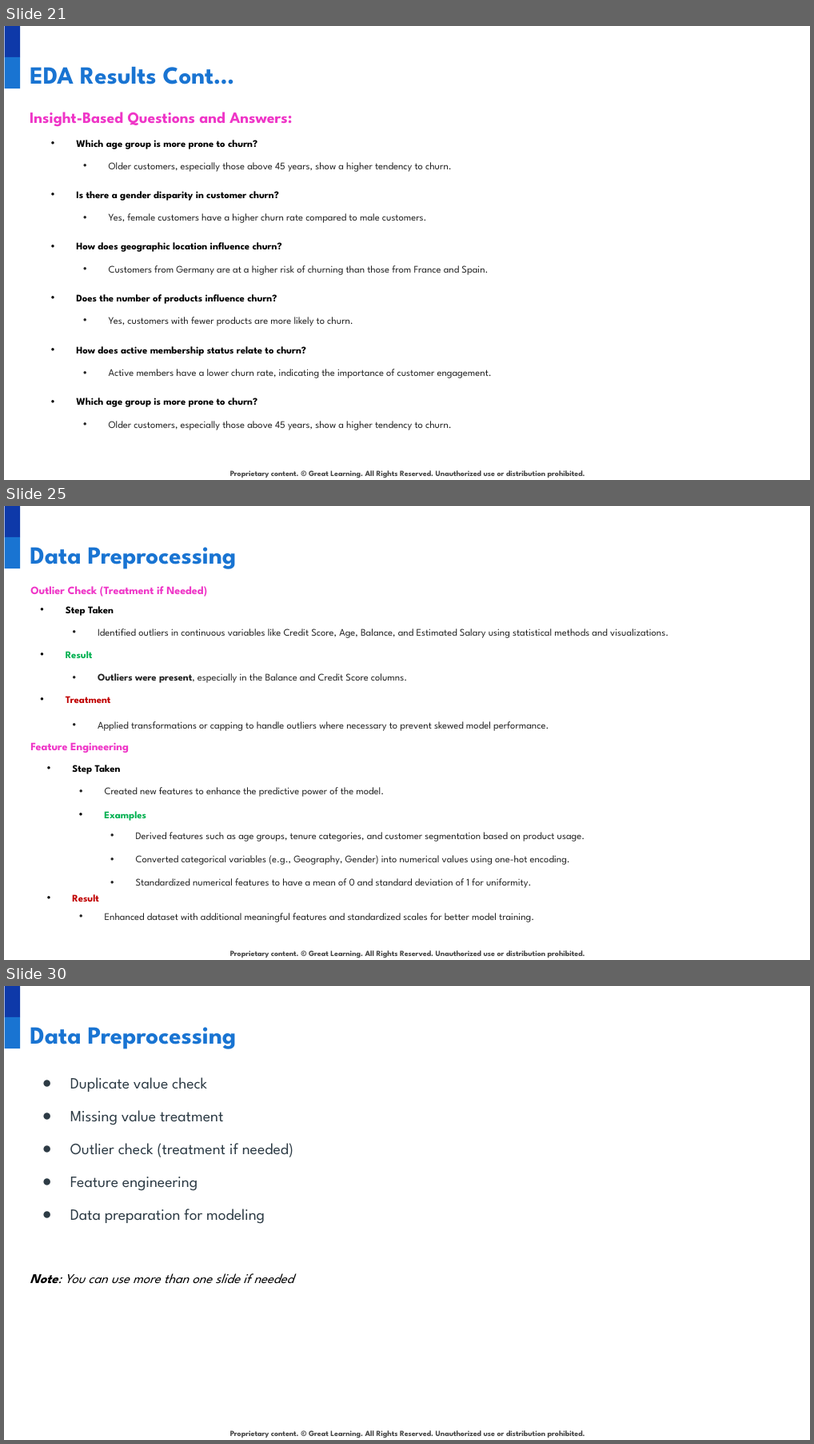
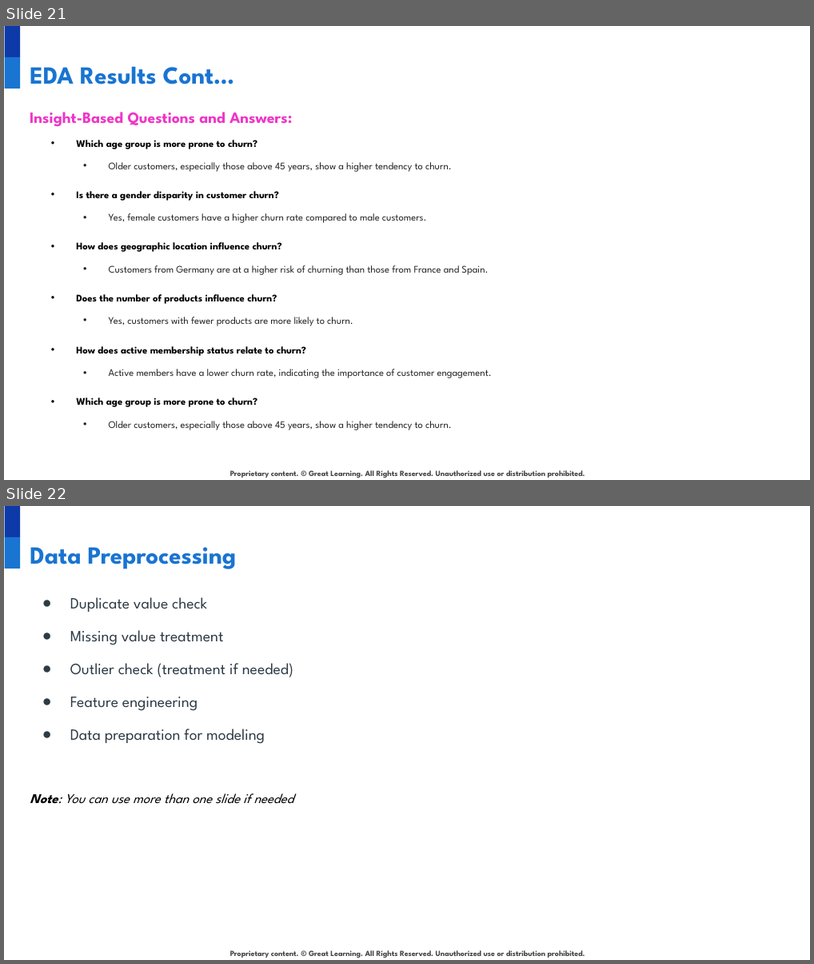
Before and after one commit to developer20sujeet/Python_For_AIML_DataScience, a slide deck: GreatLearningProject/NLP/1.Bank Churn Prediction/INN_Project_PresentationTemplate.pptx. Shown one above the other, each under a label of ours: slides 21, 25 and 30 before the commit, slides 21 and 22 after it; the slides between them are not shown. The pictures are 814x1444 and 814x964 pixels, drawn with LibreOffice and Linux fonts; fonts in the diff are those of the drawing; background and template pictures are left out. Boxes give left, top, right and bottom in pixels: in the first picture for what was removed or moved away, otherwise in the second. Text is boxed around its words. In the diff, an @@ line names an element or a change of style, - is before the commit and + after.

```diff
--- a/GreatLearningProject/NLP/1.Bank Churn Prediction/INN_Project_PresentationTemplate.pptx
+++ b/GreatLearningProject/NLP/1.Bank Churn Prediction/INN_Project_PresentationTemplate.pptx
@@ slide 25 removed at bbox=[4, 506, 810, 960], background #FFFFFF; not listed: 3 template elements that a slide beside it also shows @@
@@ title removed at bbox=[30, 547, 236, 569] @@
-Data Preprocessing
@@ text removed at bbox=[30, 586, 207, 596] @@
-Outlier Check (Treatment if Needed)
@@ text removed at bbox=[66, 606, 114, 616] @@
-• Step Taken
@@ text removed at bbox=[98, 628, 669, 638] @@
-• Identified outliers in continuous variables like Credit Score, Age, Balance, and Estimated Salary using statistical methods and visualizations.
@@ text removed at bbox=[66, 651, 93, 658] @@
-• Result
@@ text removed at bbox=[98, 673, 407, 683] @@
-• Outliers were present, especially in the Balance and Credit Score columns.
@@ text removed at bbox=[66, 696, 111, 703] @@
-• Treatment
@@ text removed at bbox=[98, 721, 549, 731] @@
-• Applied transformations or capping to handle outliers where necessary to prevent skewed model performance.
@@ text removed at bbox=[30, 742, 129, 752] @@
-Feature Engineering
@@ text removed at bbox=[72, 764, 121, 774] @@
-• Step Taken
@@ text removed at bbox=[105, 787, 384, 796] @@
-• Created new features to enhance the predictive power of the model.
@@ text removed at bbox=[104, 811, 146, 820] @@
-• Examples
@@ text removed at bbox=[136, 832, 586, 888] @@
-• Derived features such as age groups, tenure categories, and customer segmentation based on product usage.
-• Converted categorical variables (e.g., Geography, Gender) into numerical values using one-hot encoding.
-• Standardized numerical features to have a mean of 0 and standard deviation of 1 for uniformity.
@@ text removed at bbox=[72, 894, 99, 901] @@
-• Result
@@ text removed at bbox=[105, 912, 534, 922] @@
-• Enhanced dataset with additional meaningful features and standardized scales for better model training.
@@ what was slide 30 is now slide 22 @@
```
Also in this commit, not shown: 4 slides changed, 8 slides added, 6 other slides removed, 2 other files.
